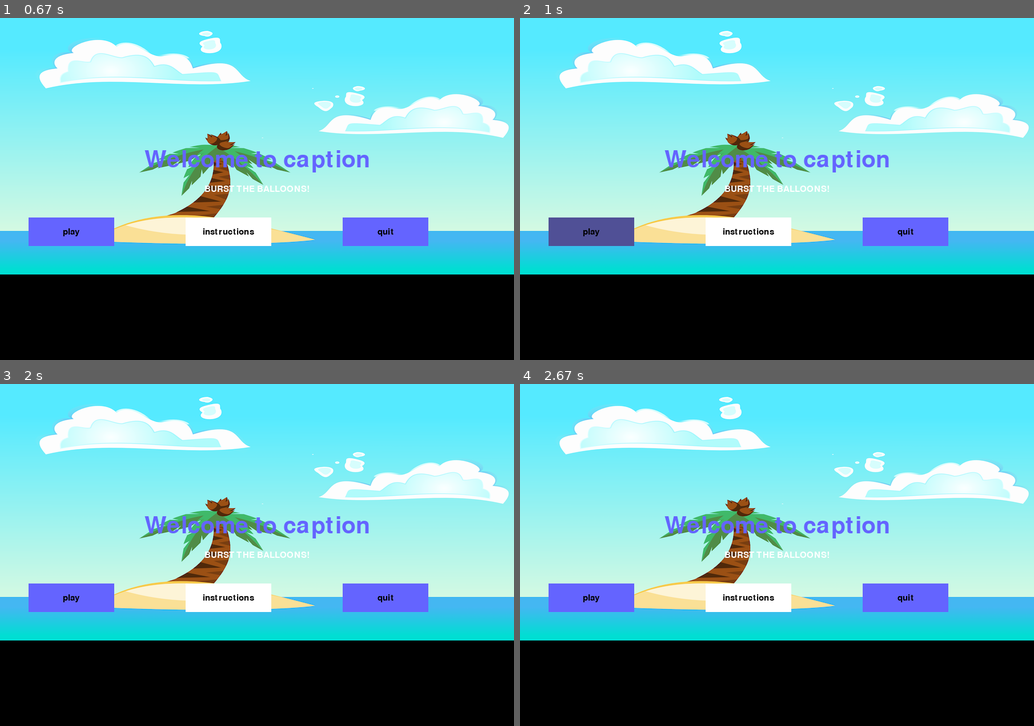
Above: before the commit, frames 1-4 (two rows, left to right).
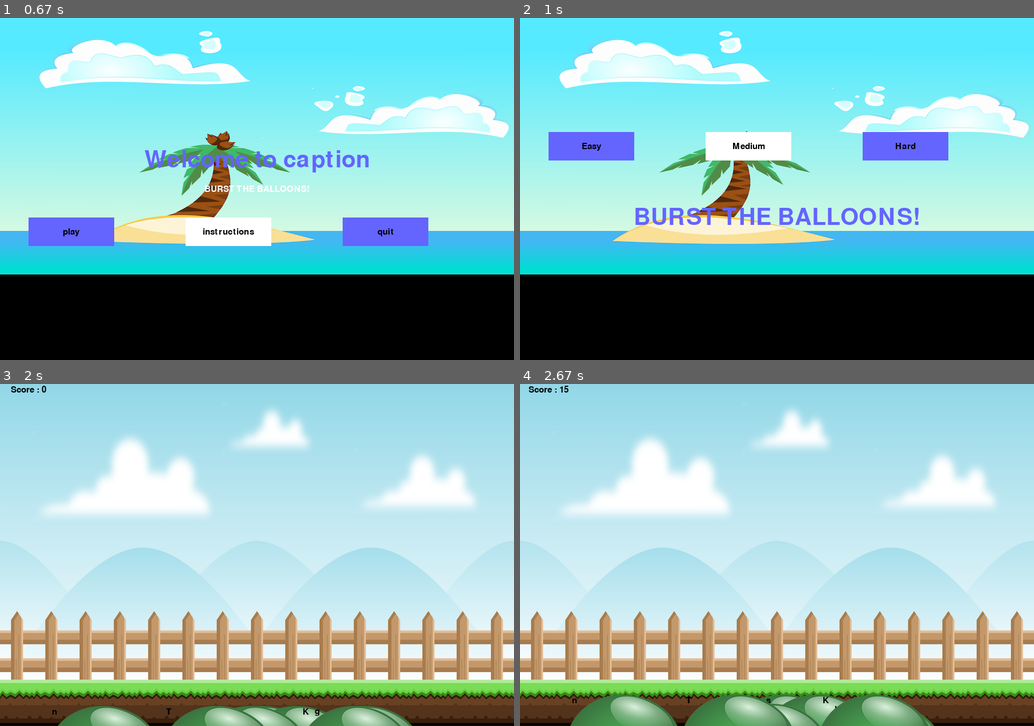
Above: after the commit, the same moments.

Repository: Snehal-Reddy/Pygame-project
Game: pygame game, started from pyg.py
Same seed, same stepped clock (60 frames per second), same inputs: the game is played once before the commit and once after it.
Inputs (mouse positions are in pixels of both pictures, inside the frame that each line leads up to):
- Up to frame 1 (0.67 s): no input
- Up to frame 2 (1 s): click "play" at 0.88 s
- Up to frame 3 (2 s): click (71, 513) at 1.77 s, where only the run after the commit has a clickable "Easy"
- Up to frame 4 (2.67 s): tap Y at 2 s; hold G from 2.33 s (still down); hold D from 2.33 s (still down)

Frame 1 is identical in both runs. In frame 2, 10% of the frame differs, in the area x 5-84%, y 33-67%; in frame 3, 88%; in frame 4, 88%, in the area x 0-100%, y 0-100%.

Commit message:
Update pyg.py

Diff:
--- a/pyg.py
+++ b/pyg.py
@@ -21,7 +21,7 @@
 bg2 = pygame.image.load("background2.png")
 bal = pygame.image.load("balloon_green.png")
 
-pygame.display.set_caption('caption')
+pygame.display.set_caption('Key Stroke')
 
 smallfont = pygame.font.SysFont("noteworthy" , 22)
 mediumfont = pygame.font.SysFont("noteworthy" , 40)
@@ -86,8 +86,8 @@
 #the first screen
 def intro ():
 
-	intro = True
-	while intro :
+	intro1 = True
+	while intro1 :
 		for event in pygame.event.get():
 			if event.type == pygame.QUIT:
 				pygame.quit()
@@ -103,7 +103,7 @@
 		button("quit" ,600,350,150,50  ,blue , darkblue,action="quit")
 
 		pygame.display.update()
-		clock.tick(15)
+		clock.tick(100)
 
 #pause function
 def pause():
@@ -124,12 +124,11 @@
 					quit()
 
 			clock.tick(5)
-
+sc = 0
 #score function
 def score (sc):
-	text = smallfont.render("Score: "+str(sc),True ,white)
-	gd.blit(text,[0,0])
-
+	message_to_screen("Score : "+str(sc) , black , -400,-290 , "small")
+	pygame.display.update()
 
 #instruction screen
 def inst() :
@@ -184,11 +183,13 @@
 
 balloonl=[]
 balloonx=[]
+balloony=[]
 
 
 for i in range (0,20):
 	balloonx.append(round(random.randrange(0,570)/20)*20)
 	balloonl.append(random.choice(string.ascii_letters))
+	balloony.append(y)
 
 
 def gameloop(level):
@@ -197,8 +198,7 @@
 	balloonlist=[]
 	fps = 15
 	number = 8
-	global rx , c, y
-
+	global rx , c, y,sc
 	if level == "Easy":
 		number = 8
 	if level == "Medium":
@@ -230,24 +230,207 @@
 					if event.key == pygame.K_c:
 						gameloop()
 
+		gd.blit(bg1 , (0,0))
+		pygame.display.update()
+		for i in range (0,number):
+			gd.blit(bal , (balloonx[i],balloony[i]))
+			message_to_screen(balloonl[i],black,balloonx[i]-435,balloony[i]-290,"small")
+
+			pygame.display.update()
+
 
 		for event in pygame.event.get():
+
 
 			if event.type == pygame.QUIT:
 				ex = True
-
-
-		gd.blit(bg1 , (0,0))
-		pygame.display.update()
-
-
-		for i in range (0,number):
-			gd.blit(bal , (balloonx[i],y))
-			message_to_screen(balloonl[i],black,balloonx[i]-435,y-290,"small")
-
-			pygame.display.update()
-
-		y = y - 20
-		clock.tick(15)
+			if event.type == pygame.KEYDOWN:
+				if event.key == pygame.K_a:
+					for i in range(0,number):
+						if  balloonl[i] == 'a':
+							sc = sc + 5
+							balloonl[i] = random.choice(string.ascii_letters)
+							balloony[i] = 570
+				elif event.key == pygame.K_b:
+					for i in range(0,number):
+						if  balloonl[i] == 'b':
+							sc = sc + 5
+
+							balloonl[i] = random.choice(string.ascii_letters)
+							balloony[i] = 570
+				elif event.key == pygame.K_c:
+					for i in range(0,number):
+						if  balloonl[i] =='c':
+							sc = sc + 5
+							balloonl[i] = random.choice(string.ascii_letters)
+							balloony[i] = 570
+				elif event.key == pygame.K_d:
+					for i in range(0,number):
+						if  balloonl[i] == 'd':
+							sc = sc + 5
+
+							balloonl[i] = random.choice(string.ascii_letters)
+							balloony[i] = 570
+				elif event.key == pygame.K_e:
+					for i in range(0,number):
+						if  balloonl[i] == 'e':
+							sc = sc + 5
+
+							balloonl[i] = random.choice(string.ascii_letters)
+							balloony[i] = 570
+				elif event.key == pygame.K_f:
+					for i in range(0,number):
+						if  balloonl[i] == 'f':
+							sc = sc + 5
+
+							balloonl[i] = random.choice(string.ascii_letters)
+							balloony[i] = 570
+				elif event.key == pygame.K_g:
+					for i in range(0,number):
+						if  balloonl[i] == 'g':
+							sc = sc + 5
+
+							balloonl[i] = random.choice(string.ascii_letters)
+							balloony[i] = 570
+				elif event.key == pygame.K_h:
+					for i in range(0,number):
+						if  balloonl[i] == 'h':
+							sc = sc + 5
+
+							balloonl[i] = random.choice(string.ascii_letters)
+							balloony[i] = 570
+				elif event.key == pygame.K_i:
+					for i in range(0,number):
+						if  balloonl[i] == 'i':
+							sc = sc + 5
+							balloonl[i] = random.choice(string.ascii_letters)
+							balloony[i] = 570
+				elif event.key == pygame.K_j:
+					for i in range(0,number):
+						if  balloonl[i] == 'j':
+							sc = sc + 5
+
+							balloonl[i] = random.choice(string.ascii_letters)
+							balloony[i] = 570
+				elif event.key == pygame.K_k:
+					for i in range(0,number):
+						if  balloonl[i] =='k':
+							sc = sc + 5
+							balloonl[i] = random.choice(string.ascii_letters)
+							balloony[i] = 570
+				elif event.key == pygame.K_l:
+					for i in range(0,number):
+						if  balloonl[i] == 'l':
+							sc = sc + 5
+
+							balloonl[i] = random.choice(string.ascii_letters)
+							balloony[i] = 570
+				elif event.key == pygame.K_m:
+					for i in range(0,number):
+						if  balloonl[i] == 'm':
+							sc = sc + 5
+
+							balloonl[i] = random.choice(string.ascii_letters)
+							balloony[i] = 570
+				elif event.key == pygame.K_n:
+					for i in range(0,number):
+						if  balloonl[i] == 'n':
+							sc = sc + 5
+
+							balloonl[i] = random.choice(string.ascii_letters)
+							balloony[i] = 570
+				elif event.key == pygame.K_o:
+					for i in range(0,number):
+						if  balloonl[i] == 'o':
+							sc = sc + 5
+
+							balloonl[i] = random.choice(string.ascii_letters)
+							balloony[i] = 570
+				elif event.key == pygame.K_p:
+					for i in range(0,number):
+						if  balloonl[i] == 'p':
+							sc = sc + 5
+
+							balloonl[i] = random.choice(string.ascii_letters)
+							balloony[i] = 570
+				elif event.key == pygame.K_q:
+					for i in range(0,number):
+						if  balloonl[i] == 'q':
+							sc = sc + 5
+							balloonl[i] = random.choice(string.ascii_letters)
+							balloony[i] = 570
+				elif event.key == pygame.K_r:
+					for i in range(0,number):
+						if  balloonl[i] == 'r':
+							sc = sc + 5
+
+							balloonl[i] = random.choice(string.ascii_letters)
+							balloony[i] = 570
+				elif event.key == pygame.K_s:
+					for i in range(0,number):
+						if  balloonl[i] =='s':
+							sc = sc + 5
+							balloonl[i] = random.choice(string.ascii_letters)
+							balloony[i] = 570
+				elif event.key == pygame.K_t:
+					for i in range(0,number):
+						if  balloonl[i] == 't':
+							sc = sc + 5
+
+							balloonl[i] = random.choice(string.ascii_letters)
+							balloony[i] = 570
+				elif event.key == pygame.K_u:
+					for i in range(0,number):
+						if  balloonl[i] == 'u':
+							sc = sc + 5
+
+							balloonl[i] = random.choice(string.ascii_letters)
+							balloony[i] = 570
+				elif event.key == pygame.K_v:
+					for i in range(0,number):
+						if  balloonl[i] == 'v':
+							sc = sc + 5
+
+							balloonl[i] = random.choice(string.ascii_letters)
+							balloony[i] = 570
+				elif event.key == pygame.K_w:
+					for i in range(0,number):
+						if  balloonl[i] == 'w':
+							sc = sc + 5
+
+							balloonl[i] = random.choice(string.ascii_letters)
+							balloony[i] = 570
+				elif event.key == pygame.K_x:
+					for i in range(0,number):
+						if  balloonl[i] == 'x':
+							sc = sc + 5
+
+							balloonl[i] = random.choice(string.ascii_letters)
+							balloony[i] = 570
+				elif event.key == pygame.K_y:
+					for i in range(0,number):
+						if  balloonl[i] == 'y':
+							sc = sc + 5
+
+							balloonl[i] = random.choice(string.ascii_letters)
+							balloony[i] = 570
+				elif event.key == pygame.K_z:
+					for i in range(0,number):
+						if  balloonl[i] == 'z':
+							sc = sc + 5
+
+							balloonl[i] = random.choice(string.ascii_letters)
+							balloony[i] = 570
+
+
+
+		for i in range(0,number):
+			balloony[i] = balloony[i] - 1
+			if balloony[i]<= 0:
+				ov = True
+
+		score(sc)
+		pygame.display.update()
+		clock.tick(30)
 
 intro()
